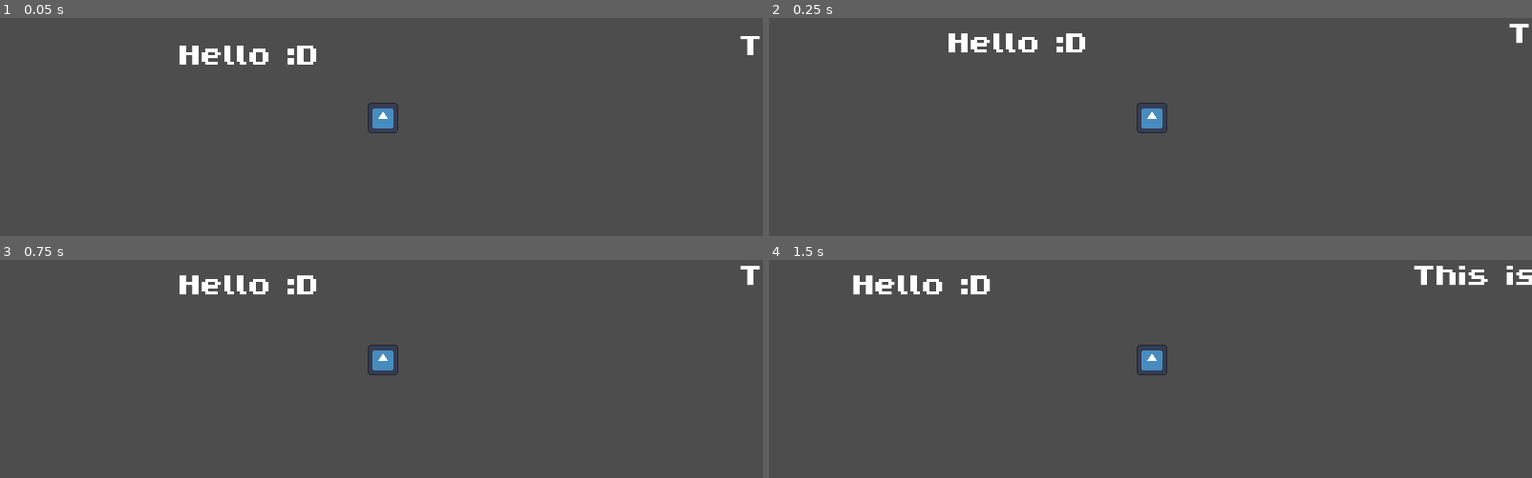
Above: before the commit, frames 1-4 (two rows, left to right).
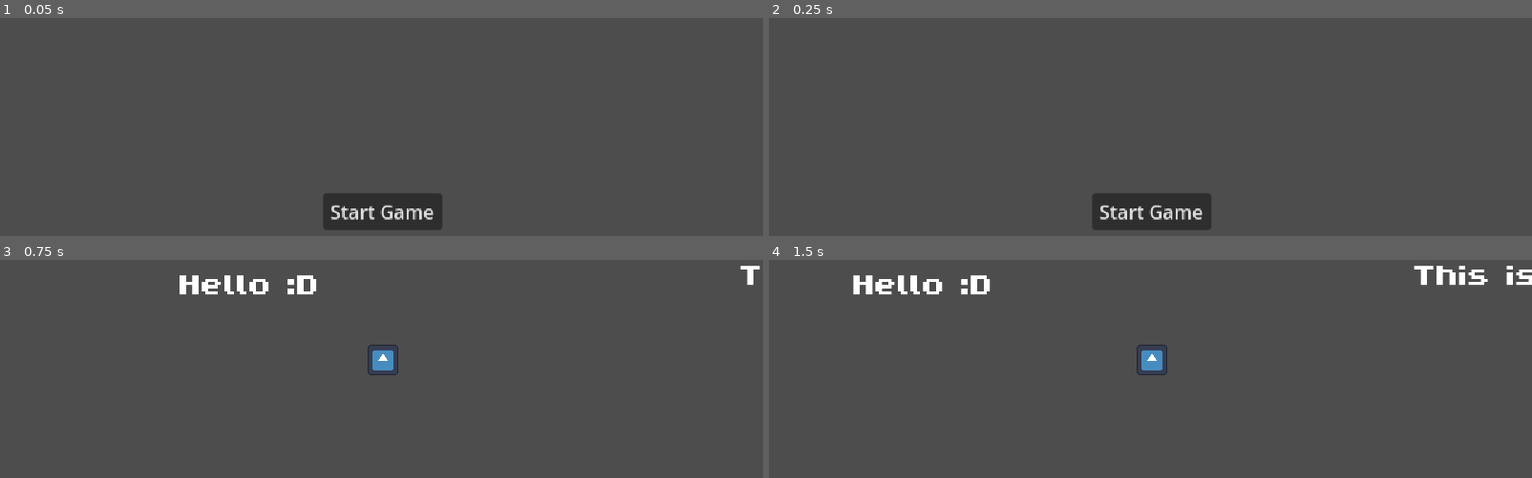
Above: after the commit, the same moments.

Repository: davidcalimero/the-collector
Game: Godot game, scene res://start_menu.tscn
Same seed, same stepped clock (60 frames per second), same inputs: the game is played once before the commit and once after it. Before the commit the project starts from res://main_scene.tscn. The engine's default icon, where the game draws it, is replaced by a stand-in: a white triangle on a blue panel in a dark square.
Inputs (mouse positions are in pixels of both pictures, inside the frame that each line leads up to):
- Up to frame 1 (0.05 s): no input
- Up to frame 2 (0.25 s): no input
- Up to frame 3 (0.75 s): click (381, 454) at 0.5 s, where only the run after the commit has a clickable "Start Game"
- Up to frame 4 (1.5 s): tap Enter at 1.25 s; hold Right (move_right) from 1.28 s (still down)

The runs differ from the first frame. In frame 1, 3.6% of the frame differs, in the area x 23-100%, y 8-97%; in frame 2, 3.6%; in frame 3, nothing differs; in frame 4, nothing differs.

Commit message:
start menu as main scene

Diff:
--- a/the-collector/project.godot
+++ b/the-collector/project.godot
@@ -11,7 +11,7 @@
 [application]
 
 config/name="The Collector"
-run/main_scene="uid://l51rcv6nsgt0"
+run/main_scene="uid://duycsow7avkda"
 config/features=PackedStringArray("4.5", "GL Compatibility")
 config/icon="res://icon.svg"
 
